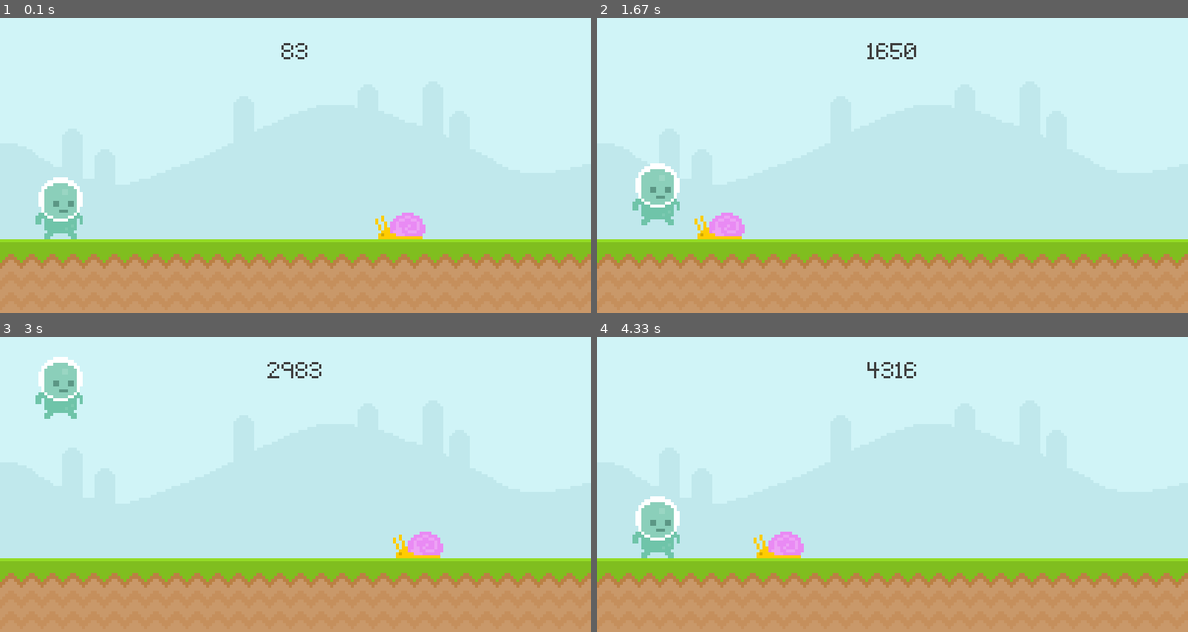
Above: before the commit, frames 1-4 (two rows, left to right).
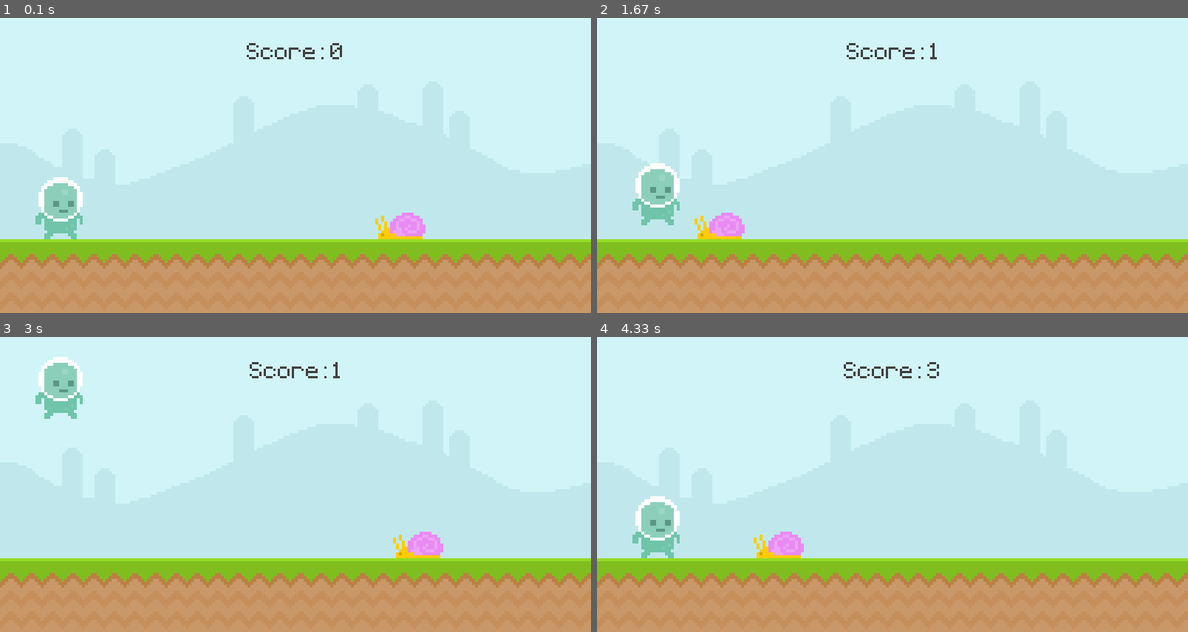
Above: after the commit, the same moments.

Repository: atrox3d/ultimate-introduction-to-pygame
Game: pygame game, started from main.py
Two runs of this game, one before a commit and one after it. Both use one fixed random seed, a clock stepped at 60 frames per second and the inputs below.
Inputs (mouse positions are in pixels of both pictures, inside the frame that each line leads up to):
- Up to frame 1 (0.1 s): no input
- Up to frame 2 (1.67 s): tap Space at 0.33, 0.73, 1.03, 1.57 s
- Up to frame 3 (3 s): tap Space at 1.87, 2.4, 2.7 s; click (59, 525) at 2.05 s
- Up to frame 4 (4.33 s): tap Space at 3.3, 3.6, 4.13 s

The runs differ from the first frame. In frame 1, 0.3% of the frame differs, in the area x 41-58%, y 8-14%; in frame 2, 0.3%; in frame 3, 0.3%; in frame 4, 0.3%.

Commit message:
display correct score

Diff:
--- a/main.py
+++ b/main.py
@@ -4,10 +4,10 @@
 
 
 def display_score():
-    current_time = pygame.time.get_ticks()
+    current_time = int(pygame.time.get_ticks() / 1000) - start_time
 
     score = font.render(
-        f'{current_time}',  # text to draw
+        f'Score: {current_time}',  # text to draw
         False,  # antialiasing,
         # 'black'                                 # color
         (64, 64, 64)
@@ -29,6 +29,7 @@
 pygame.display.set_caption(game_title)                      # set window title
 
 game_active = True
+start_time = 0
 
 clock = pygame.time.Clock()                                 # instantiate clock object
 
@@ -94,6 +95,7 @@
                 if event.key == pygame.K_SPACE:  # if pressed check if space
                     game_active = True
                     snail_rect.left = 800
+                    start_time = int(pygame.time.get_ticks() / 1000)
 
     if game_active:
         # draw all our elements
